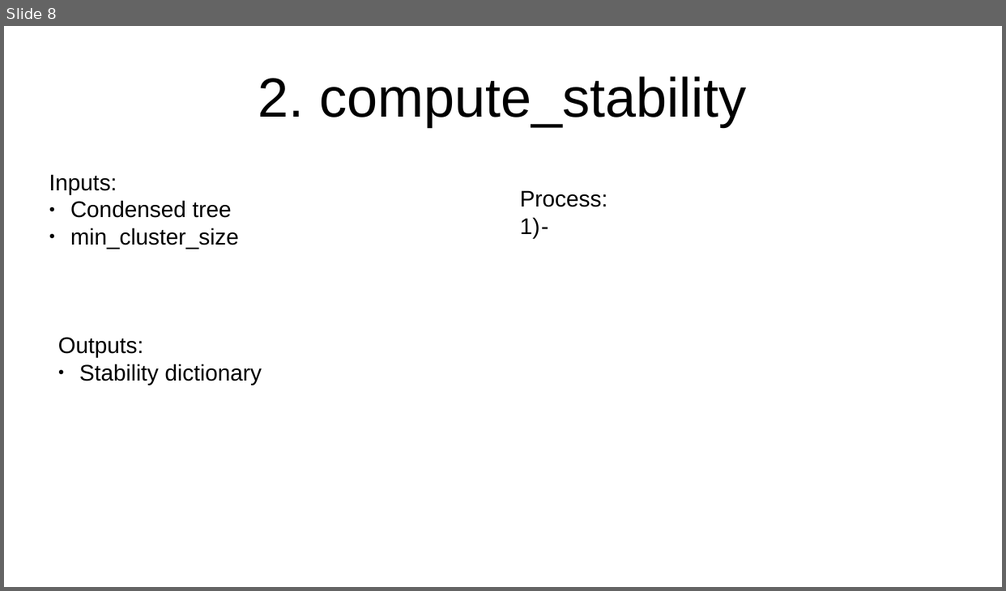
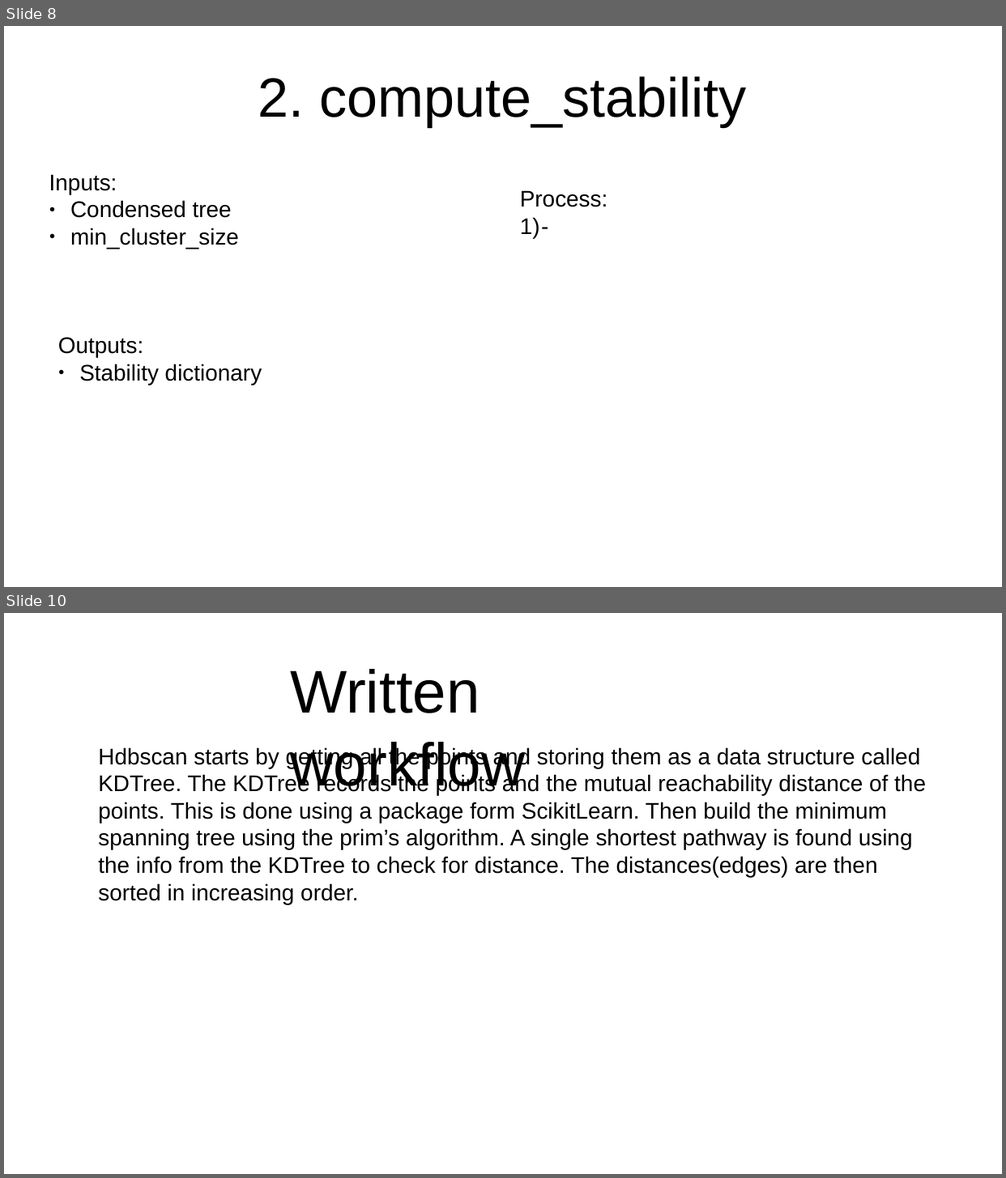
Before and after one commit to darveenvijayan/adaptive_hdbscan, a slide deck: hdbscan_report.pptx. Shown one above the other, each under a label of ours: slide 8 before the commit, slides 8 and 10 after it; the slides between them are not shown. The pictures are 1006x591 and 1006x1178 pixels, drawn with LibreOffice and Linux fonts; fonts in the diff are those of the drawing. Boxes give left, top, right and bottom in pixels: in the first picture for what was removed or moved away, otherwise in the second. Text is boxed around its words. In the diff, an @@ line names an element or a change of style, - is before the commit and + after.

```diff
--- a/hdbscan_report.pptx
+++ b/hdbscan_report.pptx
@@ slide 10 added at [4,613,1002,1174], background #FFFFFF @@
@@ text added at [290,669,525,796], 48 pt, text #000000 @@
+Written workflow
@@ text added at [98,747,926,905], 18 pt, text #000000 @@
+Hdbscan starts by getting all the points and storing them as a data structure called KDTree. The KDTree records the points and the mutual reachability distance of the points. This is done using a package form ScikitLearn. Then build the minimum spanning tree using the prim’s algorithm. A single shortest pathway is found using the info from the KDTree to check for distance. The distances(edges) are then sorted in increasing order.
```
Also in this commit, not shown: 1 slide changed, 1 other slide added, 3 other files.
